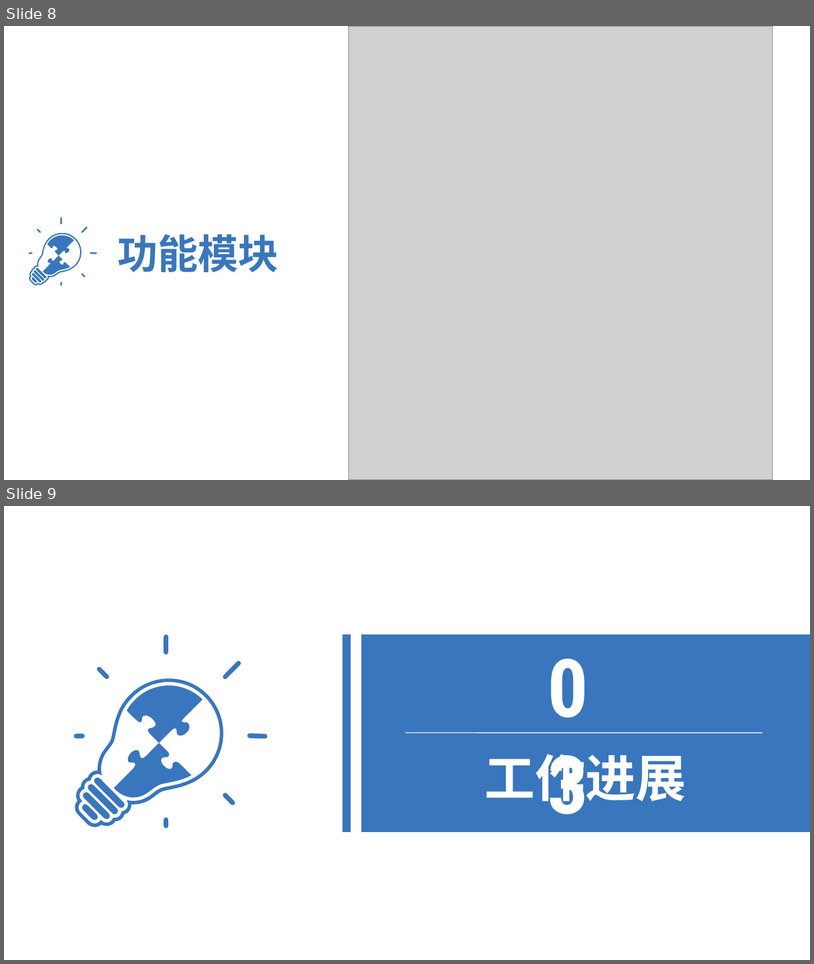
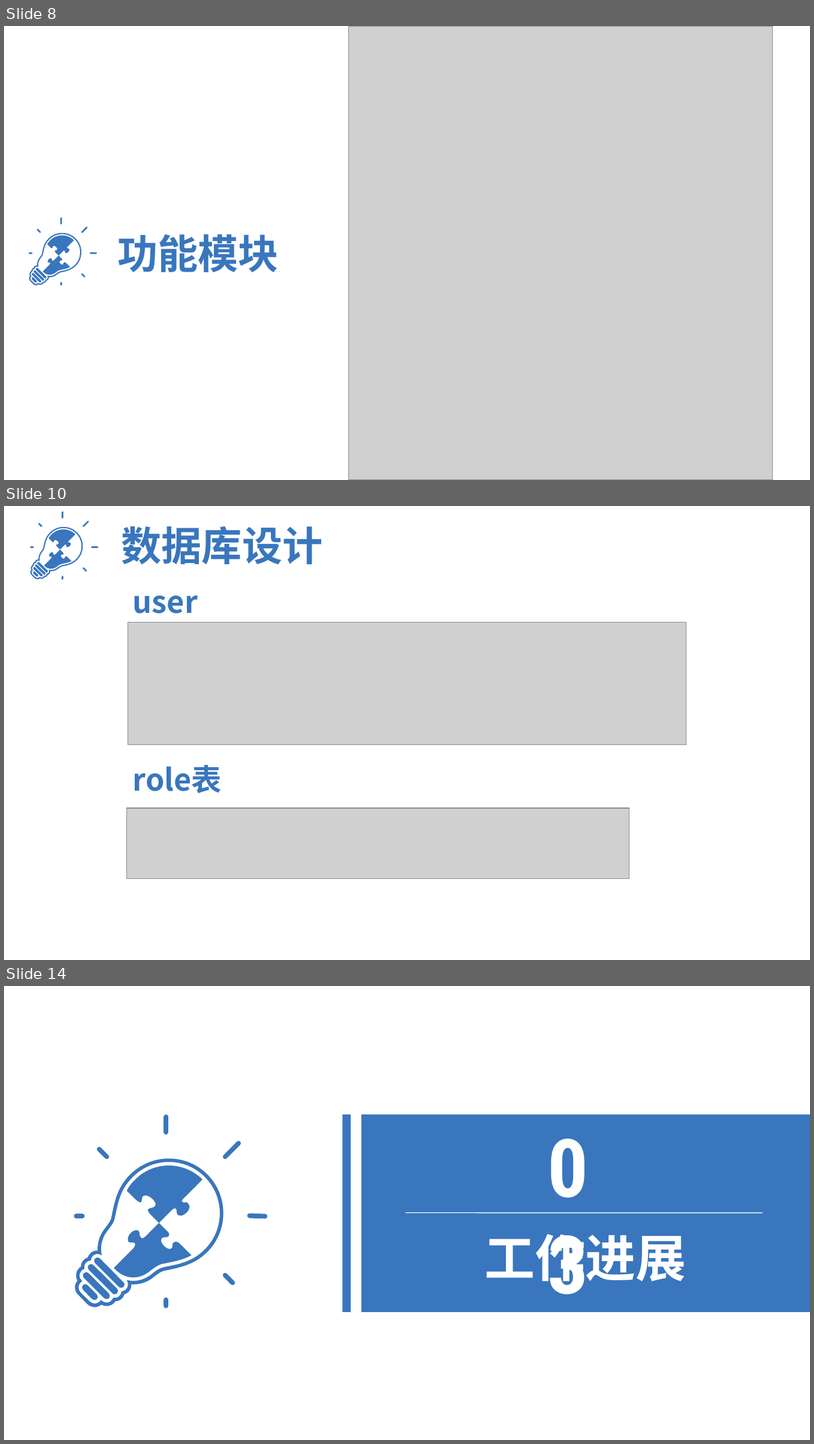
Before and after one commit to HolyShiftt/school, a slide deck: document/中期答辩.pptx. Shown one above the other, each under a label of ours: slides 8 and 9 before the commit, slides 8, 10 and 14 after it; the slides between them are not shown. The pictures are 814x964 and 814x1444 pixels, drawn with LibreOffice and Linux fonts; fonts in the diff are those of the drawing; grey boxes stand for pictures. Boxes give left, top, right and bottom in pixels: in the first picture for what was removed or moved away, otherwise in the second. Text is boxed around its words. In the diff, an @@ line names an element or a change of style, - is before the commit and + after.

```diff
--- a/document/中期答辩.pptx
+++ b/document/中期答辩.pptx
@@ slide 10 added at box(4, 506, 810, 960), background #FFFFFF @@
@@ group added at box(30, 511, 98, 580): 8 freeform shapes @@
@@ text added at box(121, 526, 323, 564), 48 pt, text #3976BD, bold @@
+数据库设计
@@ text added at box(127, 580, 230, 623), 36 pt, text #3976BD, bold @@
+user表
@@ picture added at box(128, 622, 686, 744) @@
@@ text added at box(133, 765, 222, 793), 36 pt, text #3976BD, bold @@
+role表
@@ picture added at box(127, 808, 630, 879) @@
@@ what was slide 9 is now slide 14 @@
```
Also in this commit, not shown: 1 slide changed, 4 other slides added, 2 other files.
